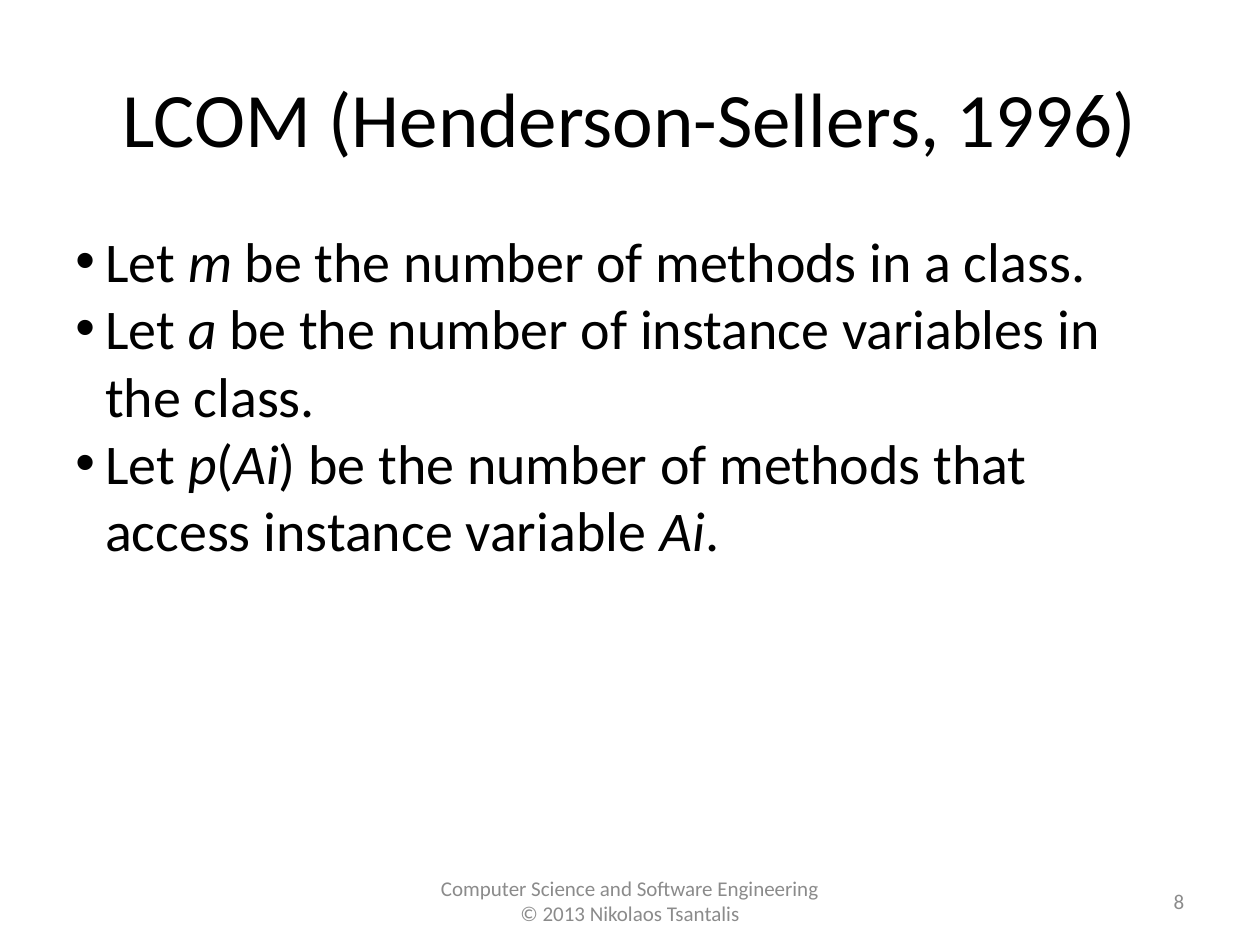
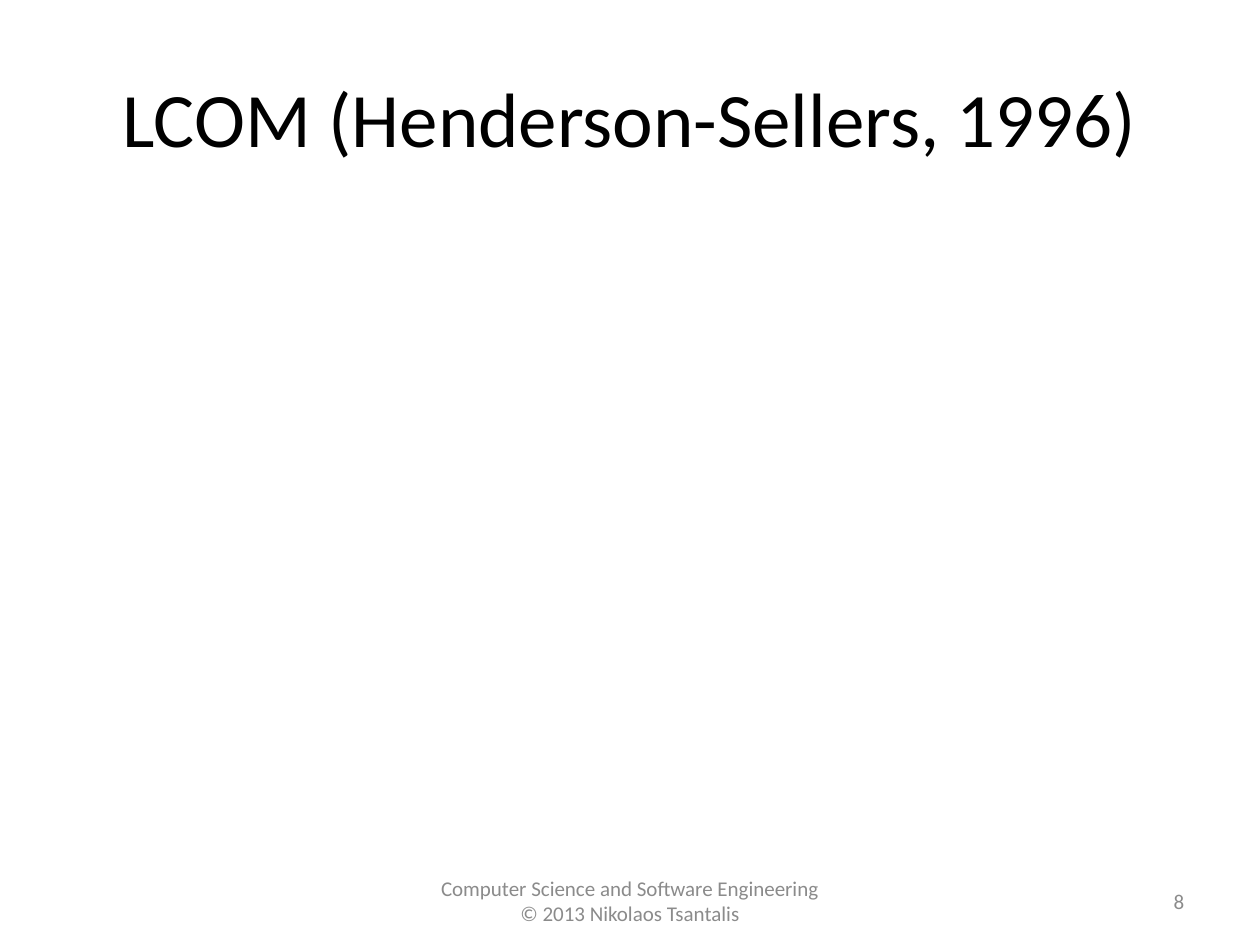
Before and after one commit to tajmilur-rahman/SOEN6611, a slide deck: slide 8 of lectures/lec4/Cohesion_Metrics_History.pptx. Drawn at 1260x945 pixels with LibreOffice and Linux fonts; fonts in the diff are those of the drawing; grey boxes stand for pictures. Boxes give left, top, right and bottom in pixels: in the first picture for what was removed or moved away, otherwise in the second. Text is boxed around its words. In the diff, an @@ line names an element or a change of style, - is before the commit and + after.

```diff
--- a/lectures/lec4/Cohesion_Metrics_History.pptx
+++ b/lectures/lec4/Cohesion_Metrics_History.pptx
@@ text removed at (x1=105, y1=243, x2=1099, y2=552) @@
-• Let m be the number of methods in a class.
-• Let a be the number of instance variables in the class.
-• Let p(Ai) be the number of methods that access instance variable Ai.
```
Also in this commit, not shown: 11 other slides changed, 7 slides added, 7 slides removed, 12 other files.
